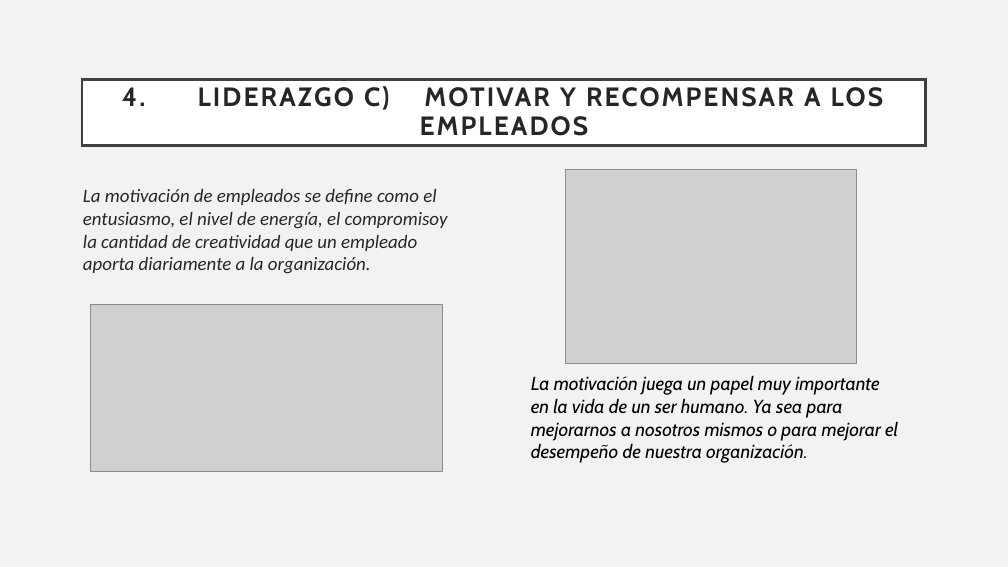
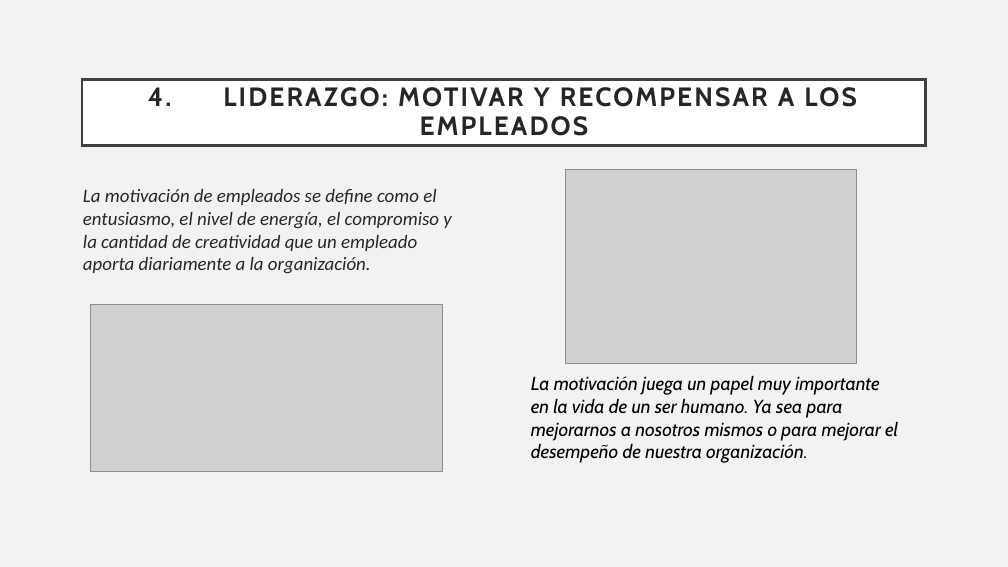
Before and after one commit to Sstrmn1/presentacionAdministracion, a slide deck: slide 16 of Presentacion - Exposicion.pptx (slide 13 before the commit). Drawn at 1008x567 pixels with LibreOffice and Linux fonts; fonts in the diff are those of the drawing; grey boxes stand for pictures. Boxes give left, top, right and bottom in pixels: in the first picture for what was removed or moved away, otherwise in the second. Text is boxed around its words. In the diff, an @@ line names an element or a change of style, - is before the commit and + after.

Commit message:
Seccion de liderazgo actualizada

```diff
--- a/Presentacion - Exposicion.pptx
+++ b/Presentacion - Exposicion.pptx
@@ title at [148, 87, 857, 136]: text changed @@
-4. LIDERAZGO C) MOTIVAR Y RECOMPENSAR A LOS EMPLEADOS
+4. LIDERAZGO: MOTIVAR Y RECOMPENSAR A LOS EMPLEADOS
@@ text at [83, 189, 451, 274]: spaces changed @@
-La motivación de empleados se define como el entusiasmo, el nivel de energía, el compromisoy la cantidad de creatividad que un empleado aporta diariamente a la organización.
+La motivación de empleados se define como el entusiasmo, el nivel de energía, el compromiso y la cantidad de creatividad que un empleado aporta diariamente a la organización.
```
Also in this commit, not shown: 2 other slides changed, 7 slides added, 1 slide removed.
